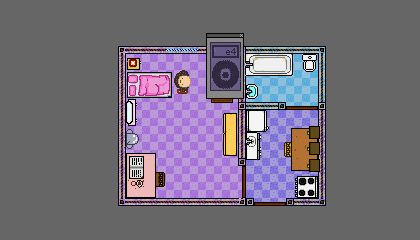
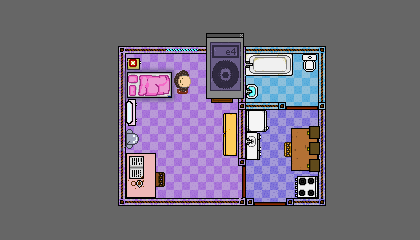
Before/after of a w=420, h=240 layered artwork. What changed in the layer stack:
pixels changed over left=121, top=66, right=178, bottom=104 (layer not identified)
